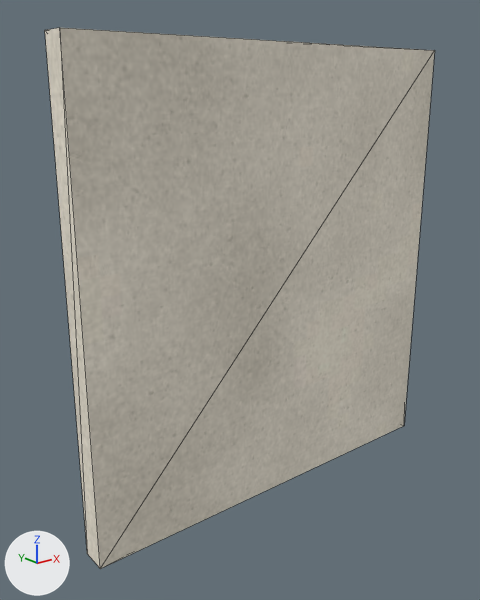
The glTF model kits/quartel-bombeiros/pieces/attic_wall.glb, before and after one commit.
Rendered twice from a camera (50 mm lens) standing at (-2.0, -2.24, 1.9) and looking at (-0.14, 0.08, 0.97). Every picture has the same lights, and +X, +Y and +Z are marked at lower left. The older version comes first. Mesh edges are drawn as thin lines.

Names of what the first picture shows: 'attic_wall_plaster'.
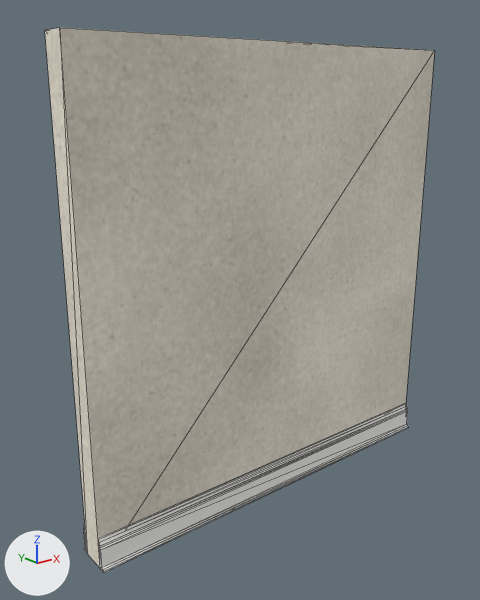
Where the change shows, as pixel boxes [x1, y1, x2, y2] in the pictures (480 x 600 px):
'molduras', added: after [84, 403, 408, 572]

What changed in the scene script:
```text
Add mat_trim:
    mat_trim = principled_material('trim')
    mat_trim.base_color = (0.965, 0.957, 0.933)  # white #fbfaf7
    mat_trim.roughness = 0.6
Add me_molduras:
    me_molduras.from_pydata(...)  # 44 vertices, 80 faces; spans x -1.0..1.0, y -0.09..0.09, z 0.0..0.15
    me_molduras.materials.append(mat_trim)  # white #fbfaf7
Add ob_molduras:
    ob_molduras = bpy.data.objects.new('molduras', me_molduras)
    ob_molduras.location = (0.0, 0.0, 0.0)
```
